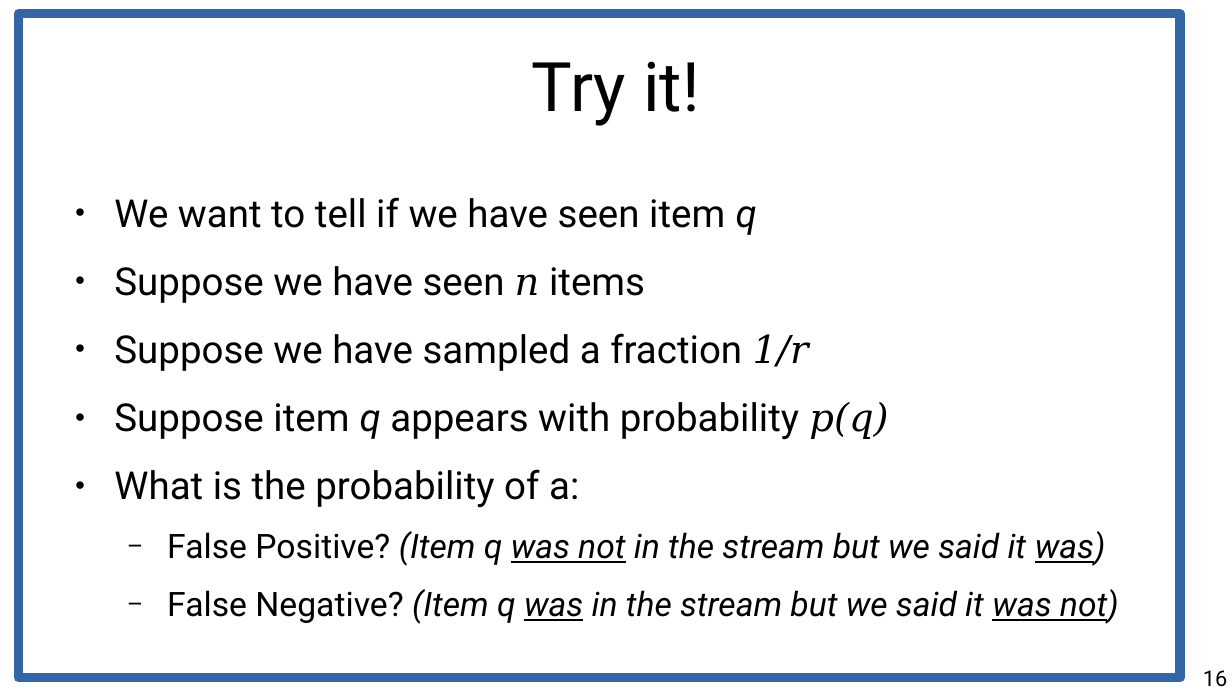
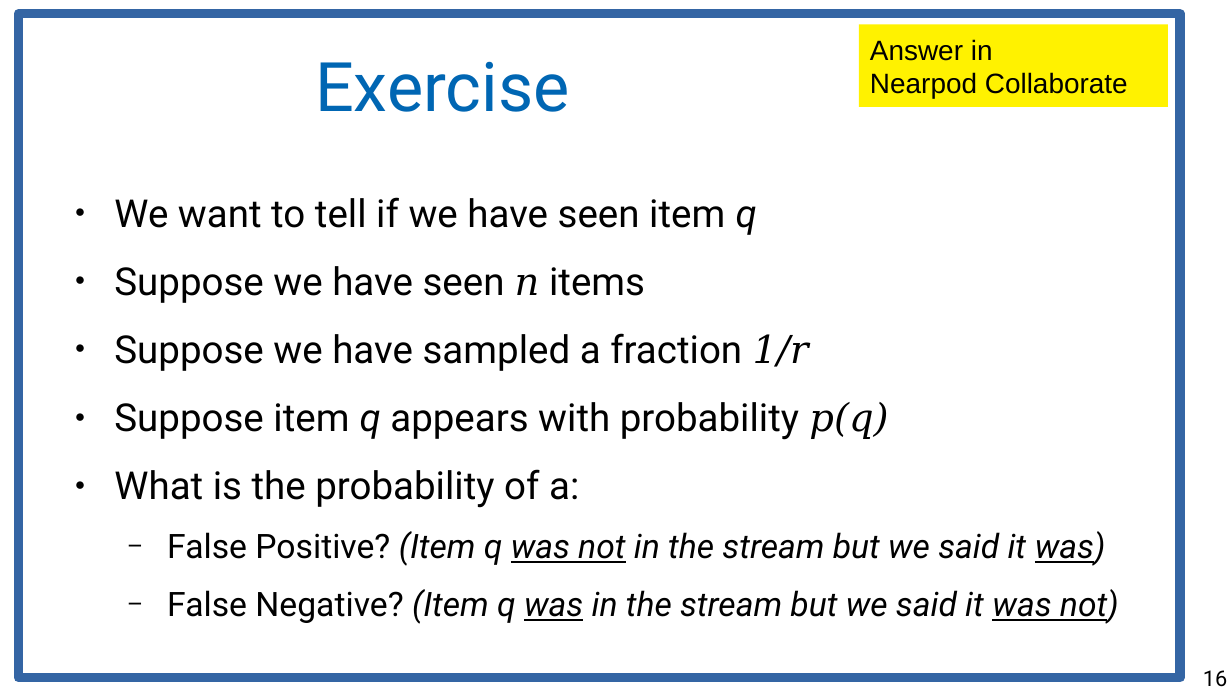
Before and after one commit to chatox/data-mining-course, a slide deck: slide 16 of theory/tt22_streams.odp. Drawn at 1232x693 pixels with LibreOffice and Linux fonts; fonts in the diff are those of the drawing. Boxes give left, top, right and bottom in pixels: in the first picture for what was removed or moved away, otherwise in the second. Text is boxed around its words. In the diff, an @@ line names an element or a change of style, - is before the commit and + after.

```diff
--- a/theory/tt22_streams.odp
+++ b/theory/tt22_streams.odp
@@ rectangle added at [860, 25, 1168, 107], fill #FFF200, 18 pt, text #000000 @@
+Answer in
+Nearpod Collaborate
@@ title at [315, 61, 569, 112]: text changed; text colour #000000 to #0066B3 @@
-Try it!
+Exercise
```
Also in this commit, not shown: 4 other files.
